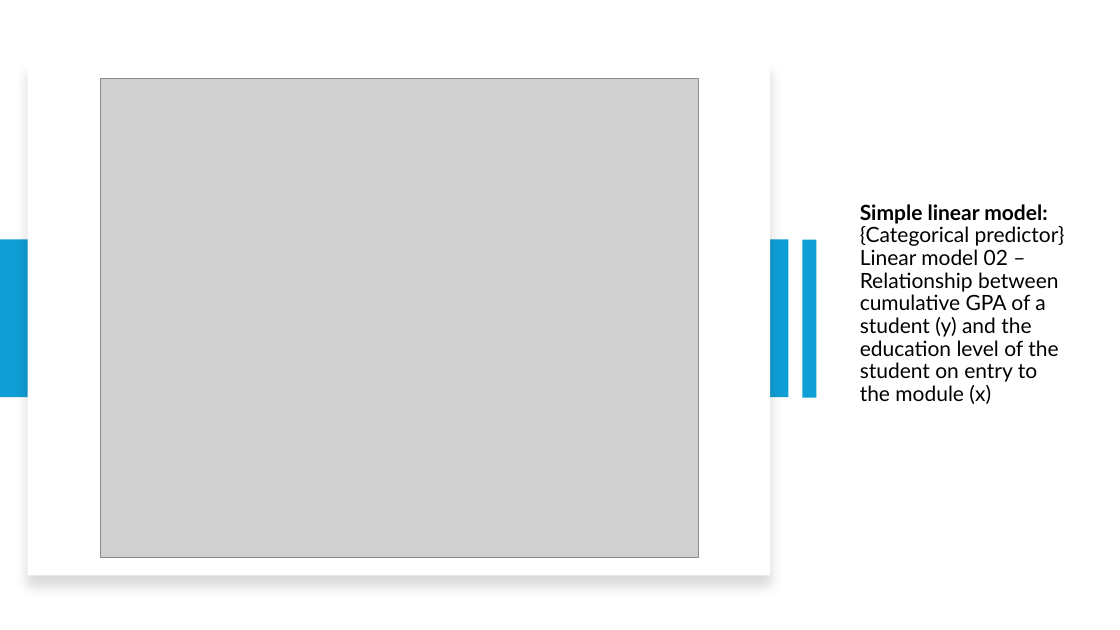
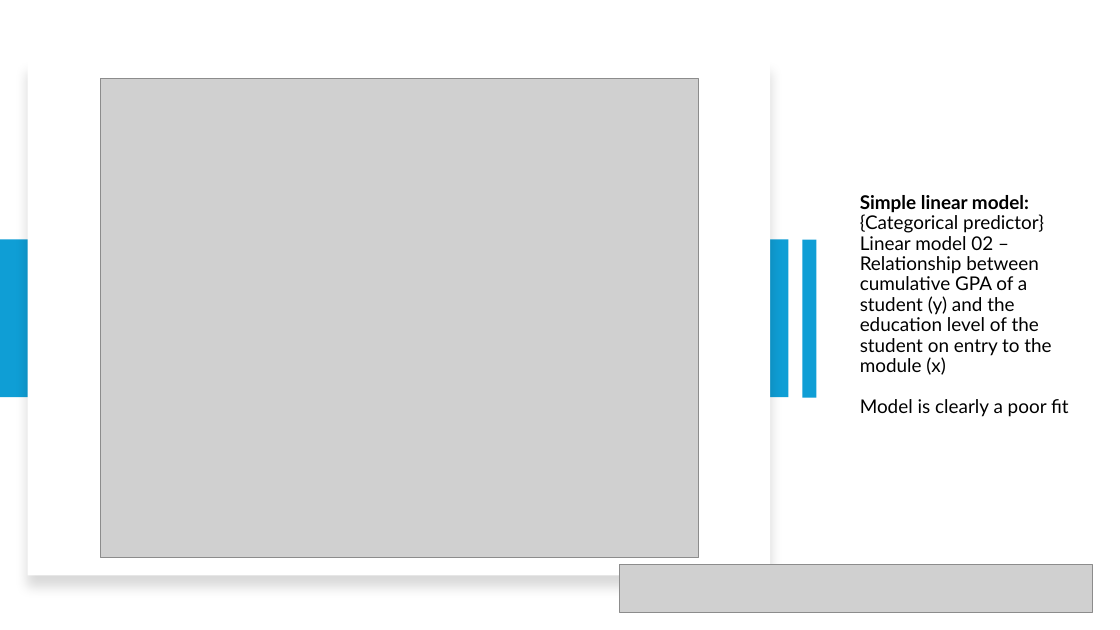
Before and after one commit to ProjectsKoryHasWorkedOn/2024_Grades_Dataset_R_Project, a slide deck: slide 29 of r_project_presentation.pptx (slide 28 before the commit). Drawn at 1120x630 pixels with LibreOffice and Linux fonts; fonts in the diff are those of the drawing; grey boxes stand for pictures. Boxes give left, top, right and bottom in pixels: in the first picture for what was removed or moved away, otherwise in the second. Text is boxed around its words. In the diff, an @@ line names an element or a change of style, - is before the commit and + after.

```diff
--- a/r_project_presentation.pptx
+++ b/r_project_presentation.pptx
@@ title at (x1=860, y1=195, x2=1069, y2=417): text changed; size 18 to 16.2 pt @@
-Simple linear model: {Categorical predictor} Linear model 02 – Relationship between cumulative GPA of a student (y) and the education level of the student on entry to the module (x)
+Simple linear model: {Categorical predictor} Linear model 02 – Relationship between cumulative GPA of a student (y) and the education level of the student on entry to the module (x)
+Model is clearly a poor fit
@@ picture added at (x1=619, y1=565, x2=1092, y2=612) @@
```
Also in this commit, not shown: 7 other slides changed, 1 slide added, 2 other files.
